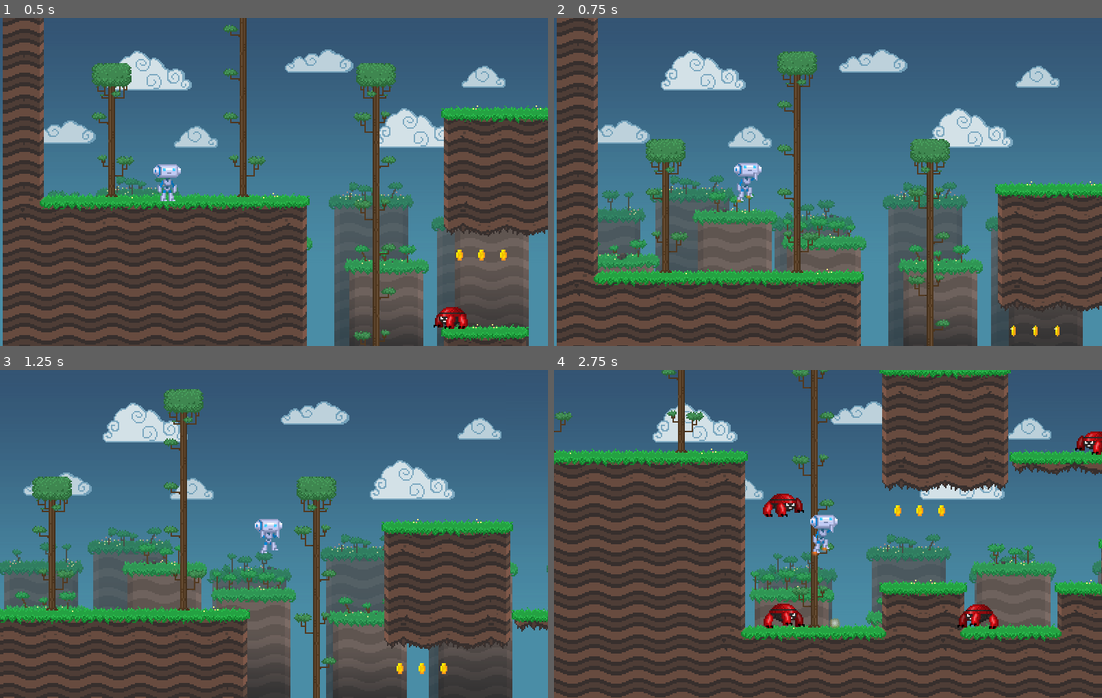
Above: before the commit, frames 1-4 (two rows, left to right).
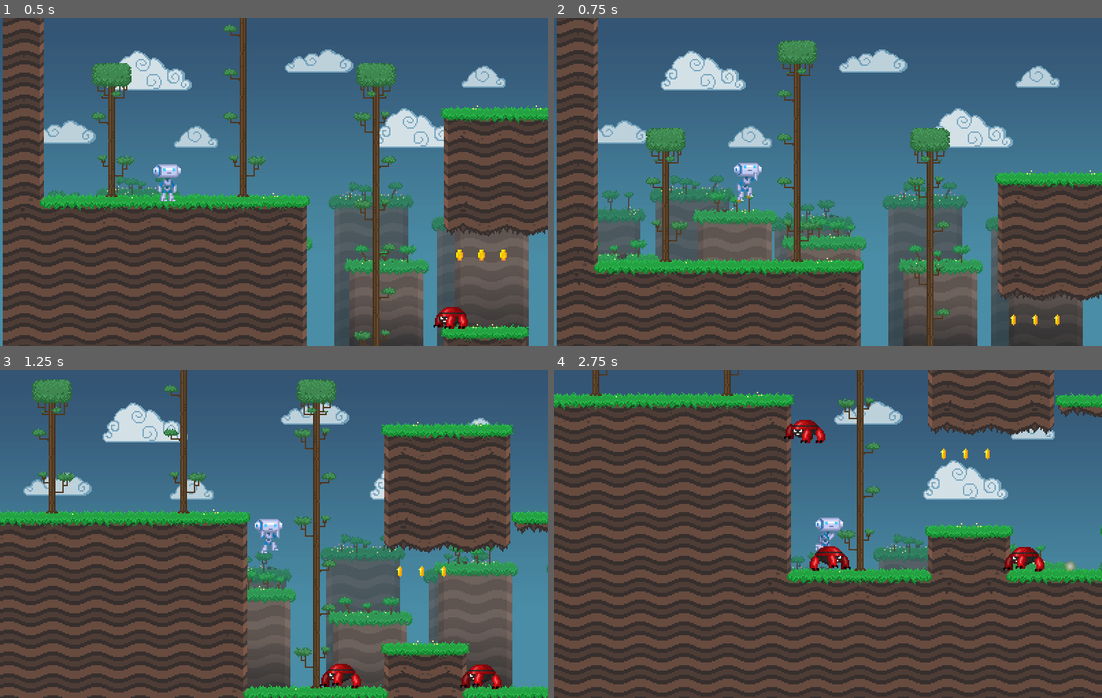
Above: after the commit, the same moments.

Repository: AldeRoberge/Game-Jam-MA-2024
Game: Godot game, scene res://stage.tscn
Two runs of this game, one before a commit and one after it. Both use one fixed random seed, a clock stepped at 60 frames per second and the inputs below.
Inputs:
- Up to frame 1 (0.5 s): no input
- Up to frame 2 (0.75 s): hold D (move_right) from 0.53 s (still down); hold W (jump) from 0.53 s (still down)
- Up to frame 3 (1.25 s): keep holding D (move_right); keep holding W (jump)
- Up to frame 4 (2.75 s): release D (move_right) at 1.28 s; release W (jump) at 1.28 s; hold A (move_left) 1.28-2.03 s; tap Space (shoot) at 1.35 s; tap W (jump) at 1.52, 1.55, 1.82 s; hold D (move_right) from 2.03 s (still down); hold W (jump) from 2.03 s (still down); tap R (spawn) at 2.1 s

Frame 1 is identical in both runs. In frame 2, 25% of the frame differs, in the area x 0-100%, y 0-100%; in frame 3, 46%; in frame 4, 68%.

Commit message:
Add double jump

Diff:
--- a/gjma-godot/player/player.gd
+++ b/gjma-godot/player/player.gd
@@ -17,6 +17,7 @@
 var anim := ""
 var siding_left := false
 var jumping := false
+var can_double_jump := false
 var stopping_jump := false
 var shooting := false
 
@@ -32,6 +33,13 @@
 @onready var animation_player := $AnimationPlayer as AnimationPlayer
 @onready var bullet_shoot := $BulletShoot as Marker2D
 
+func _do_jump(velocity: Vector2) -> Vector2:
+	velocity.y = -JUMP_VELOCITY
+	jumping = true
+	stopping_jump = false
+	sound_jump.play()
+	return velocity
+
 
 func _integrate_forces(state: PhysicsDirectBodyState2D) -> void:
 	var velocity := state.get_linear_velocity()
@@ -43,7 +51,7 @@
 	# Get player input.
 	var move_left := Input.is_action_pressed(&"move_left")
 	var move_right := Input.is_action_pressed(&"move_right")
-	var jump := Input.is_action_pressed(&"jump")
+	var jump := Input.is_action_just_pressed(&"jump")
 	var shoot := Input.is_action_pressed(&"shoot")
 	var spawn := Input.is_action_just_pressed(&"spawn")
 
@@ -107,10 +115,8 @@
 
 		# Check jump.
 		if not jumping and jump:
-			velocity.y = -JUMP_VELOCITY
-			jumping = true
-			stopping_jump = false
-			sound_jump.play()
+			can_double_jump = true
+			velocity = _do_jump(velocity)
 
 		# Check siding.
 		if velocity.x < 0 and move_left:
@@ -130,6 +136,11 @@
 			else:
 				new_anim = "run"
 	else:
+		# Check double jump
+		if can_double_jump and jump:
+			can_double_jump = false
+			velocity = _do_jump(velocity)
+
 		# Process logic when the character is in the air.
 		if move_left and not move_right:
 			if velocity.x > -WALK_MAX_VELOCITY:
